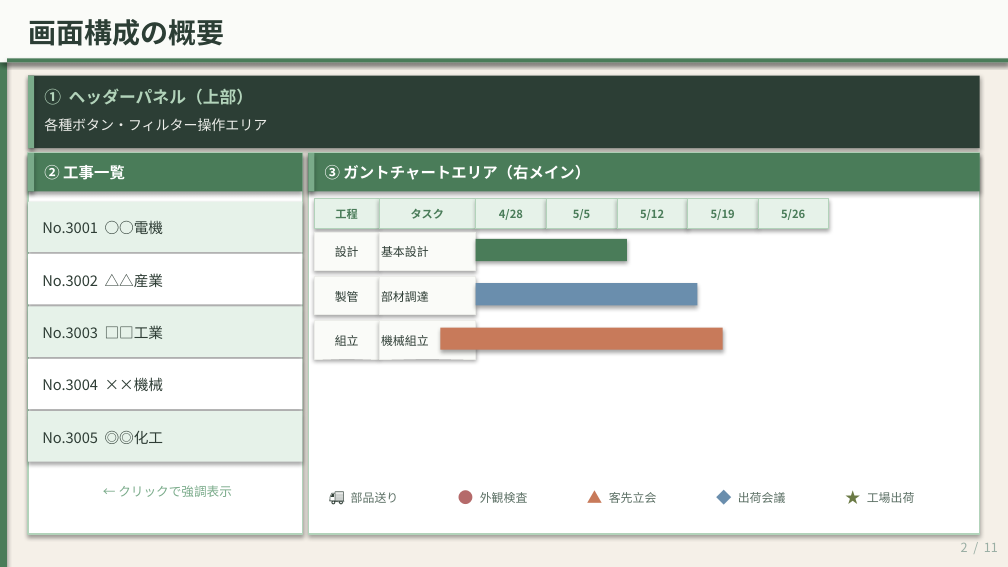
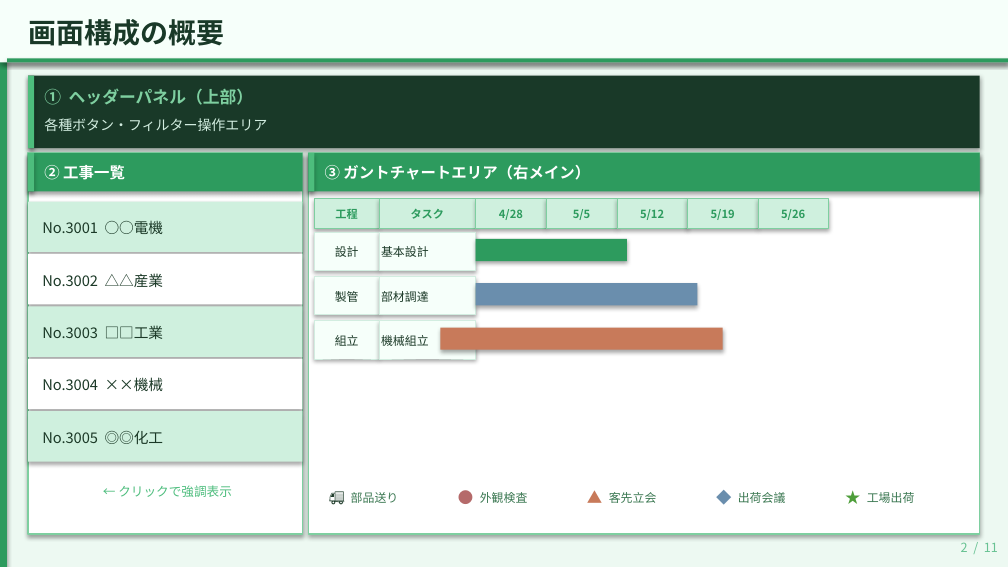
Before and after one commit to kemcokurosaki-oss/gantt-chart, a slide deck: slide 2 of 全体工程表_使い方ガイド（閲覧者向け）_new.pptx. Drawn at 1008x567 pixels with LibreOffice and Linux fonts; fonts in the diff are those of the drawing. Boxes give left, top, right and bottom in pixels: in the first picture for what was removed or moved away, otherwise in the second. Text is boxed around its words. In the diff, an @@ line names an element or a change of style, - is before the commit and + after.

```diff
--- a/全体工程表_使い方ガイド（閲覧者向け）_new.pptx
+++ b/全体工程表_使い方ガイド（閲覧者向け）_new.pptx
@@ background #F5F0E8 to #EDF9F2 @@
@@ rectangle at <box>0,0,1008,62</box>: fill #FAFBF8 to #F6FFFA @@
@@ text "画面構成の概要" at <box>28,19,224,46</box>: text colour #2C3E35 to #193928 @@
@@ rectangle at <box>28,76,980,148</box>: fill #2C3E35 to #193928 @@
@@ text "① ヘッダーパネル（上部）" at <box>44,89,253,105</box>: text colour #B2D3BA to #7ECFA0 @@
@@ text "各種ボタン・フィルター操作エリア" at <box>44,118,267,131</box>: text colour #ECEDE9 to #D2EDE0 @@
@@ rectangle at <box>28,153,302,534</box>: outline #B2D3BA 1.2 pt to #7ECFA0 1.2 pt @@
@@ fill #4A7C59 to #2D9B5E in 5 elements at <box>0,0,7,566</box>, <box>7,58,1008,62</box>, <box>476,239,627,261</box>, <box>28,153,302,192</box>, <box>308,153,980,192</box> @@
@@ fill #7AAB8A to #4DBD7D in 3 elements at <box>28,76,34,148</box>, <box>28,153,34,192</box>, <box>308,153,314,192</box> @@
@@ rectangle at <box>308,153,980,534</box>: outline #B2D3BA 1.2 pt to #7ECFA0 1.2 pt @@
@@ fill #E6F2E9 to #CFF0DE; outline #B2D3BA 0.4 pt to #7ECFA0 0.4 pt in 7 elements at <box>314,199,379,229</box>, <box>379,199,476,229</box>, <box>476,199,546,229</box>, <box>546,199,617,229</box>, <box>617,199,687,229</box>, <box>687,199,758,229</box>, <box>758,199,829,229</box> @@
@@ text colour #4A7C59 to #2D9B5E in 7 elements at <box>335,209,357,219</box>, <box>411,209,445,219</box>, <box>499,209,523,220</box>, <box>573,209,591,220</box>, <box>640,209,664,220</box>, <box>711,209,735,220</box>, <box>781,209,805,220</box> @@
@@ fill #FAFBF8 to #F6FFFA; outline #ECEDE9 0.3 pt to #D2EDE0 0.3 pt in 6 elements at <box>314,232,379,270</box>, <box>379,232,476,270</box>, <box>314,276,379,314</box>, <box>379,276,476,314</box>, <box>314,321,379,359</box>, <box>379,321,476,359</box> @@
@@ fill #E6F2E9 to #CFF0DE in 3 elements at <box>28,202,302,252</box>, <box>28,306,302,357</box>, <box>28,411,302,462</box> @@
@@ text "← クリックで強調表示" at <box>118,485,232,497</box>: text colour #7AAB8A to #4DBD7D @@
@@ text colour #2E3D35 to #1B3927 in 12 elements at <box>42,221,164,234</box>, <box>42,273,164,287</box>, <box>42,325,164,339</box>, <box>42,377,164,391</box>, <box>42,431,164,444</box>, <box>335,246,359,257</box>, <box>381,246,429,257</box>, <box>335,291,359,302</box>, <box>381,291,429,302</box>, <box>335,335,359,346</box>, <box>381,335,429,346</box>, <box>323,482,351,512</box> @@
@@ text "★" at <box>839,482,867,512</box>: text colour #6B7A45 to #4E9E3A @@
@@ text colour #5C7065 to #3B7852 in 5 elements at <box>351,492,399,503</box>, <box>480,492,528,503</box>, <box>609,492,657,503</box>, <box>738,492,786,503</box>, <box>867,492,915,503</box> @@
@@ text "2 / 11" at <box>961,542,998,552</box>: text colour #9AAEA4 to #68C293 @@
```
Also in this commit, not shown: 9 other slides changed, 1 slide removed, 1 other file.
